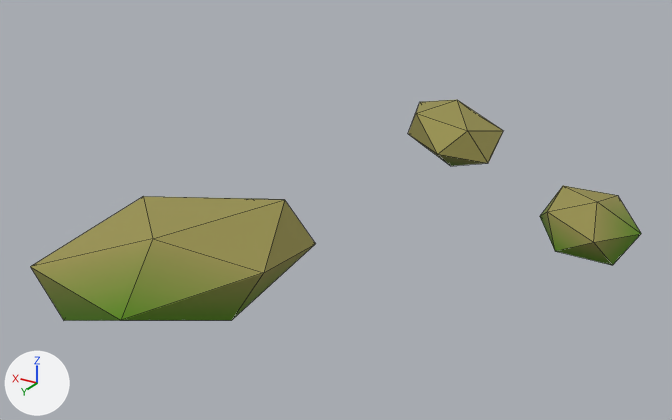
Renders of the glTF model Assets/Rock_2.glb from each side of a commit.
Before and after are seen from a 50 mm camera at (-0.753, 1.596, 0.756) aimed at (0.15, 0.09, 0.003). Every picture has the same lights, and +X, +Y and +Z are marked at lower left. The older version comes first. Mesh edges are drawn as thin lines. Where no turn or scale is listed for an object, it has been applied to the vertices. Vertices at exactly the same position are counted once.

Objects in the first picture: 'Rock_2'.
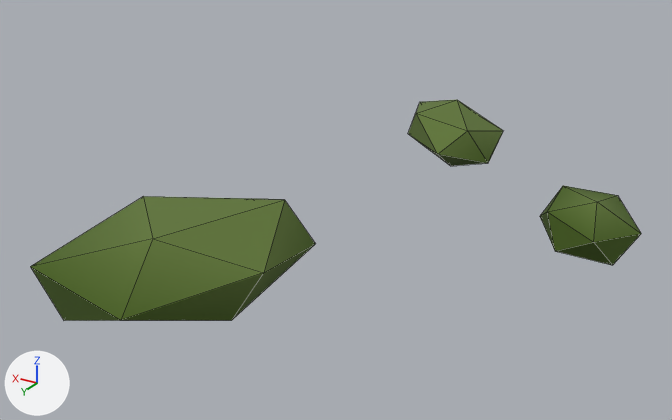
What changed in the scene script:
```text
Change me_rock_2:
    where me_rock_2.from_pydata(...)  # 36 vertices, 60 faces; spans x -0.4..0.483, y -0.589..0.639, z -0.105..0.112
    used by ob_rock_2; location = (0.0, 0.0, 0.0)
    me_rock_2 part 1: 33 faces centred in x -0.349..0.448, y -0.525..0.593, z -0.008..0.1 are repainted in the vertex colours; the middle colour goes from yellow #999251 to dark green #607638
    me_rock_2 part 2: 27 faces centred in x -0.375..0.455, y -0.517..0.615, z -0.096..0.001 are repainted in the vertex colours; the middle colour goes from green #528412 to dark green #475f1c
```

Location of each change, [x1, y1, x2, y2] in pixels of the pictures (672 x 420 px):
part 1 of me_rock_2, recoloured (yellow to dark green)
    both: [30, 100, 641, 320]
part 2 of me_rock_2, recoloured
    both: [31, 189, 641, 321]
